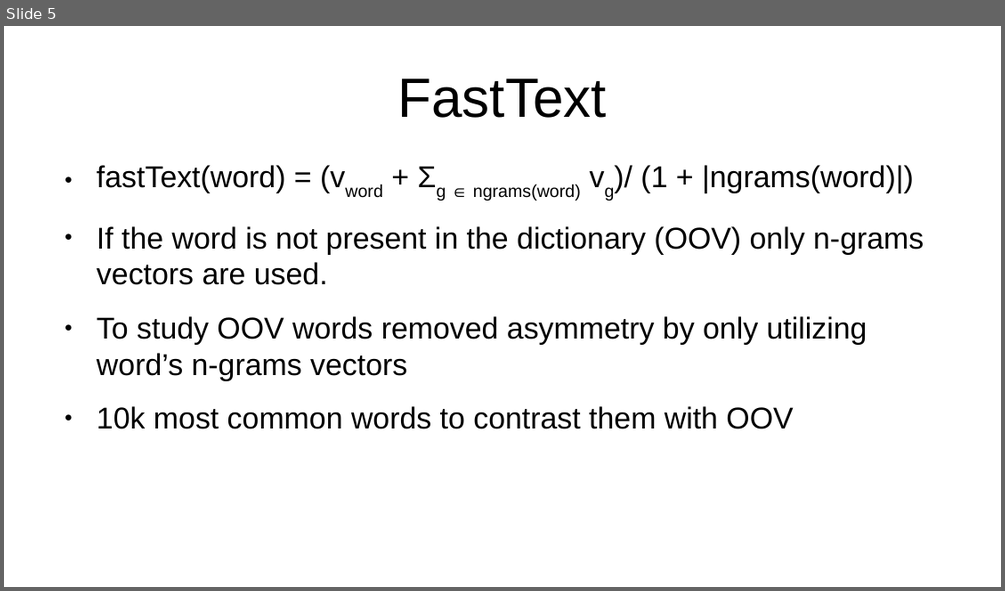
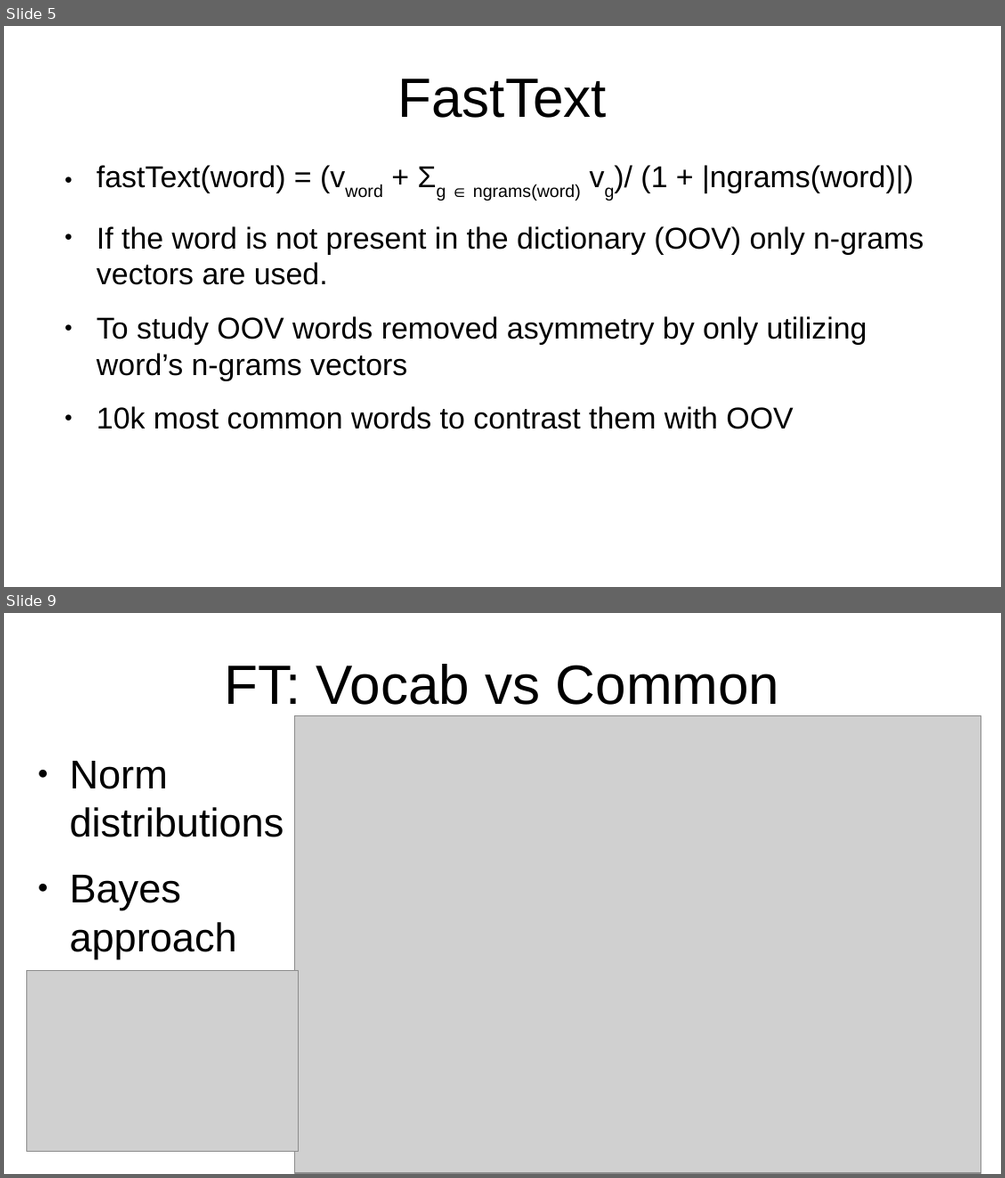
Before and after one commit to vackosar/fasttext-vector-norms-and-oov-words, a slide deck: presentation.odp. Shown one above the other, each under a label of ours: slide 5 before the commit, slides 5 and 9 after it; the slides between them are not shown. The pictures are 1005x591 and 1005x1178 pixels, drawn with LibreOffice and Linux fonts; fonts in the diff are those of the drawing; grey boxes stand for pictures. Boxes give left, top, right and bottom in pixels: in the first picture for what was removed or moved away, otherwise in the second. Text is boxed around its words. In the diff, an @@ line names an element or a change of style, - is before the commit and + after.

```diff
--- a/presentation.odp
+++ b/presentation.odp
@@ slide 9 added at (4,613,1001,1174), background #FFFFFF @@
@@ title added at (224,664,780,705), 44 pt, text #000000 @@
+FT: Vocab vs Common
@@ picture added at (294,715,981,1173) @@
@@ text added at (70,761,284,958), 32 pt, text #000000 @@
+● Norm distributions
+● Bayes approach
@@ picture added at (26,970,298,1151) @@
```
Also in this commit, not shown: 2 slides changed, 1 other slide added.
